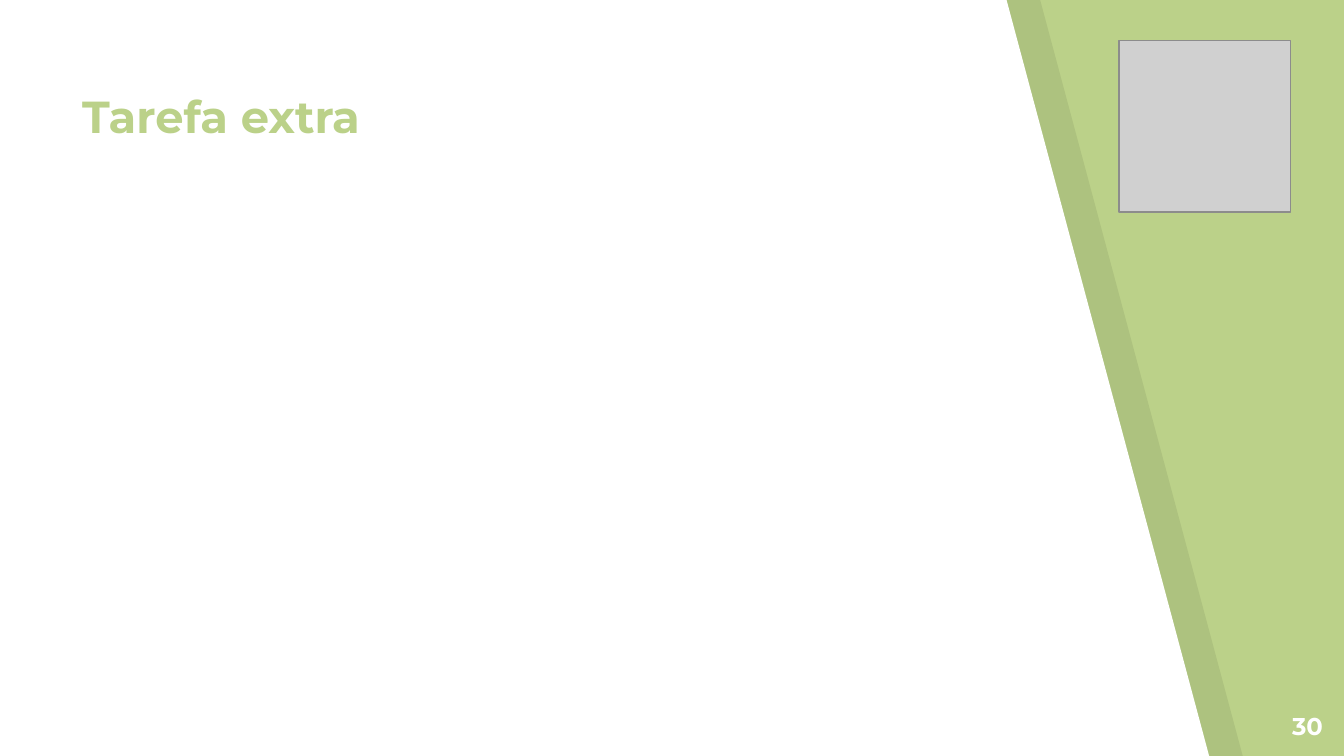
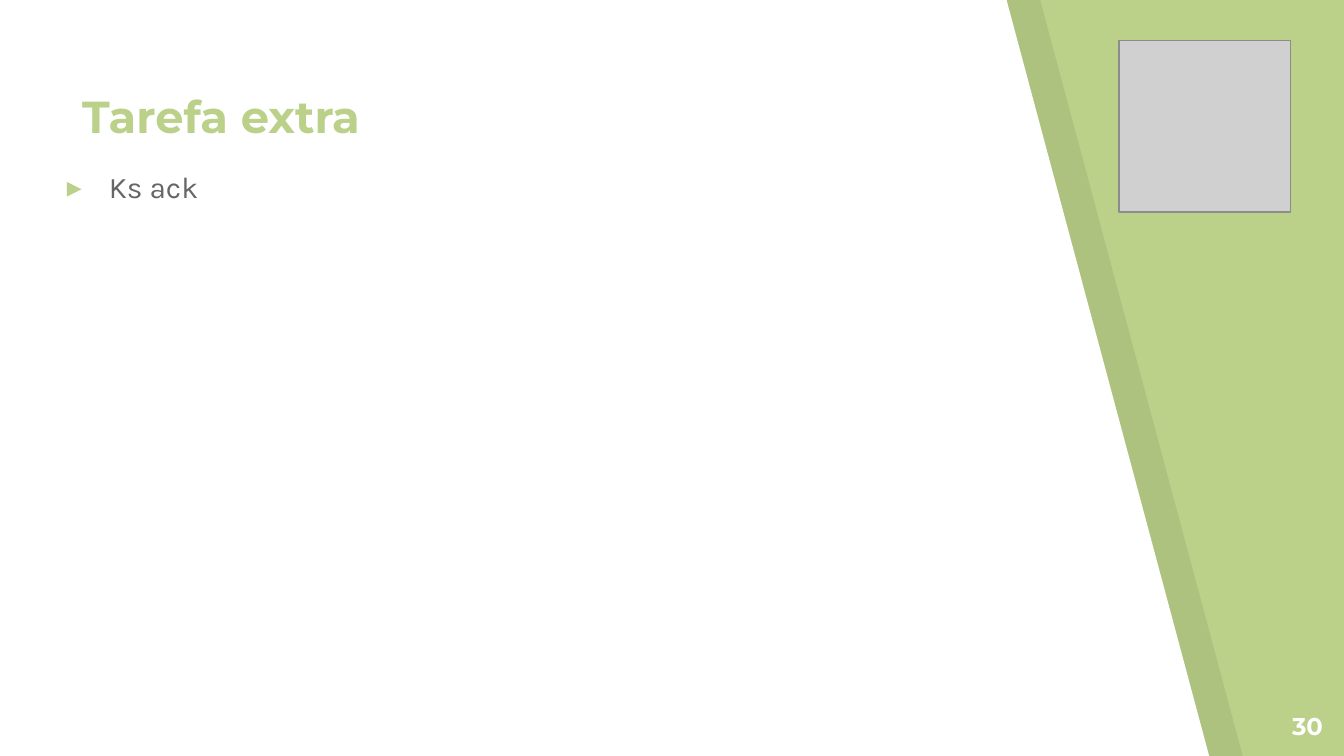
Before and after one commit to Nelson198/ATS, a slide deck: slide 30 of Apresentação.pptx. Drawn at 1344x756 pixels with LibreOffice and Linux fonts; fonts in the diff are those of the drawing; grey boxes stand for pictures. Boxes give left, top, right and bottom in pixels: in the first picture for what was removed or moved away, otherwise in the second. Text is boxed around its words. In the diff, an @@ line names an element or a change of style, - is before the commit and + after.

```diff
--- a/Apresentação.pptx
+++ b/Apresentação.pptx
@@ text added at <box>109,177,199,199</box>, 16 pt, text #666666 @@
+▸ Ks ack
```
Also in this commit, not shown: 2 other slides changed.
